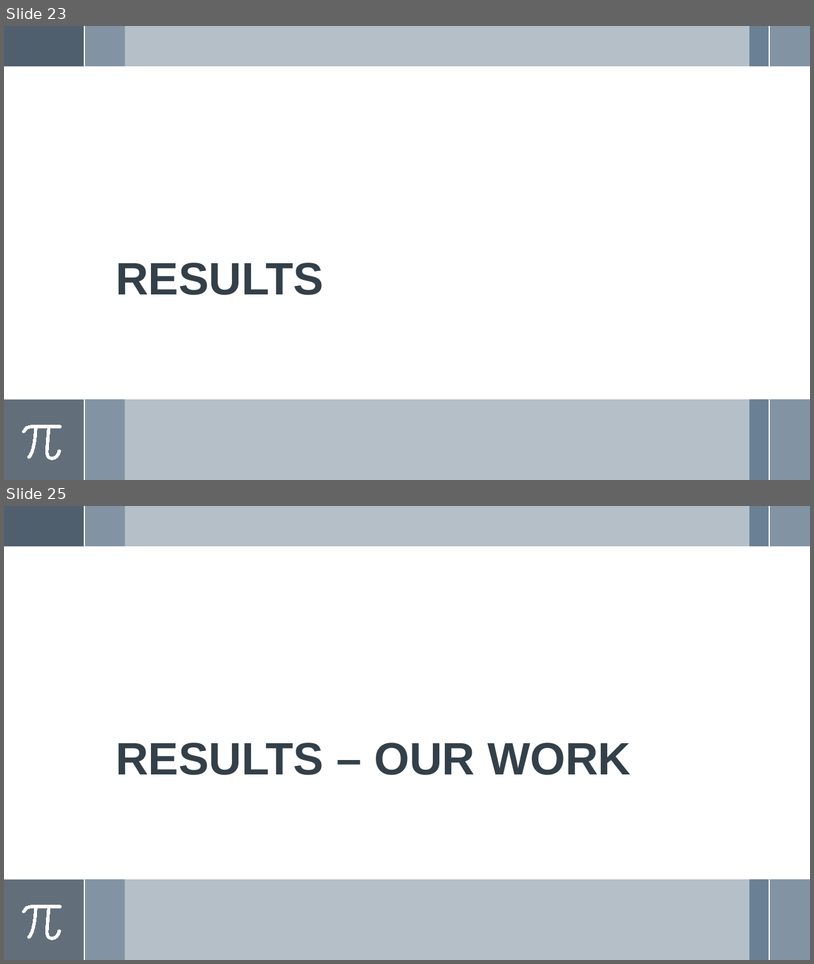
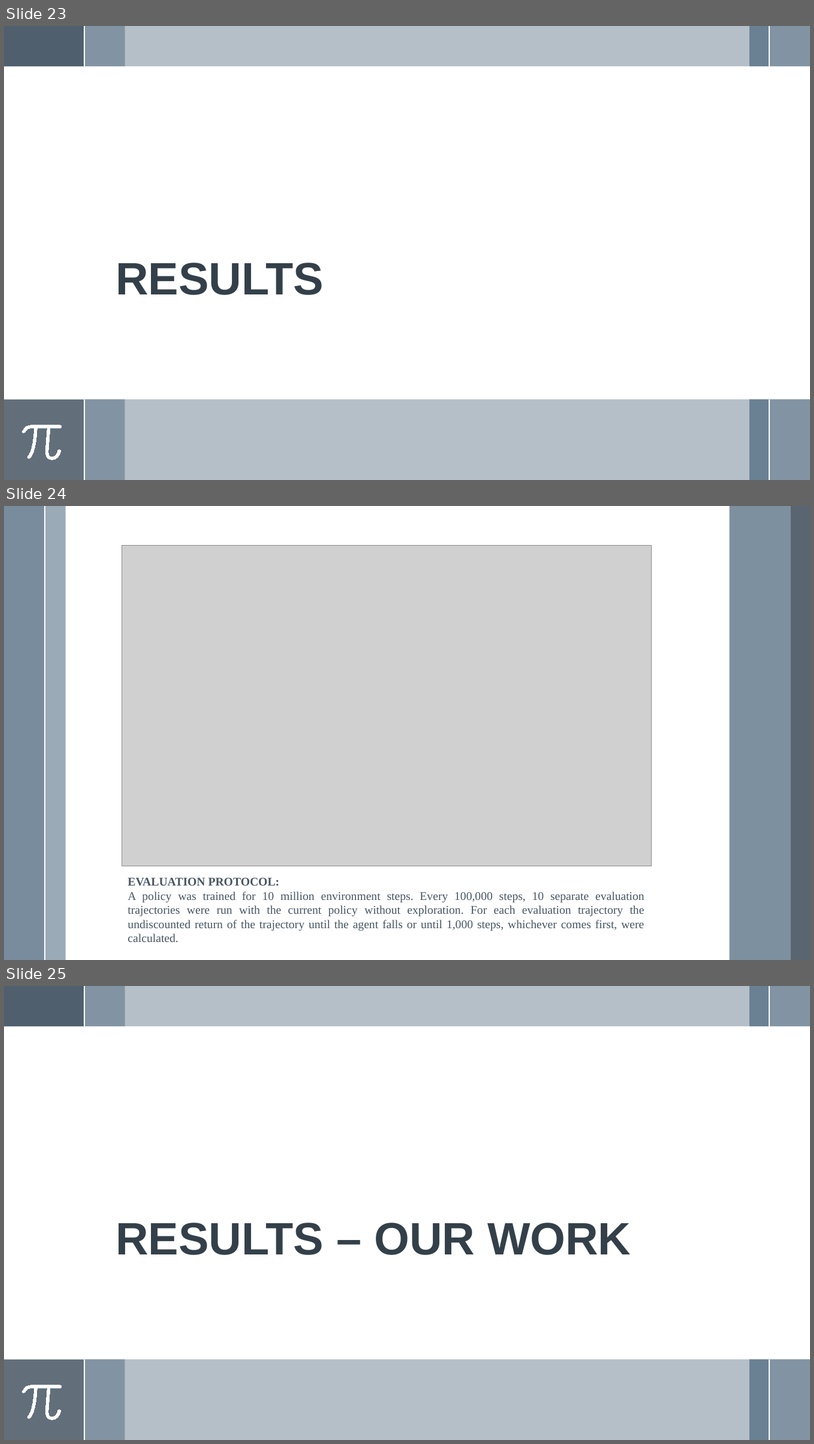
Before and after one commit to abhi-1999/course-work_projects-IISc, a slide deck: Reinforcement Learning_E1-277/Presentation.pptx. Shown one above the other, each under a label of ours: slides 23 and 25 before the commit, slides 23, 24 and 25 after it; the slides between them are not shown. The pictures are 814x964 and 814x1444 pixels, drawn with LibreOffice and Linux fonts; fonts in the diff are those of the drawing; grey boxes stand for pictures. Boxes give left, top, right and bottom in pixels: in the first picture for what was removed or moved away, otherwise in the second. Text is boxed around its words. In the diff, an @@ line names an element or a change of style, - is before the commit and + after.

```diff
--- a/Reinforcement Learning_E1-277/Presentation.pptx
+++ b/Reinforcement Learning_E1-277/Presentation.pptx
@@ slide 24 added at [4,506,810,960], background #FFFFFF @@
@@ rectangle added at [4,506,45,960], fill #6A8093 at 90% opacity @@
@@ line added from (45, 506) to (45, 960), #FFFFFF 1.5 pt @@
@@ rectangle added at [45,506,65,960], fill #9BAAB7 @@
@@ rectangle added at [730,506,791,960], fill #6A8093 at 87% opacity @@
@@ rectangle added at [791,506,810,960], fill #475562 at 90% opacity @@
@@ picture added at [122,546,651,866] @@
@@ text added at [128,877,645,942], 14 pt, text #465562 @@
+EVALUATION PROTOCOL:
+A policy was trained for 10 million environment steps. Every 100,000 steps, 10 separate evaluation trajectories were run with the current policy without exploration. For each evaluation trajectory the undiscounted return of the trajectory until the agent falls or until 1,000 steps, whichever comes first, were calculated.
```
Also in this commit, not shown: 4 slides changed, 3 other slides added, 4 slides removed.
